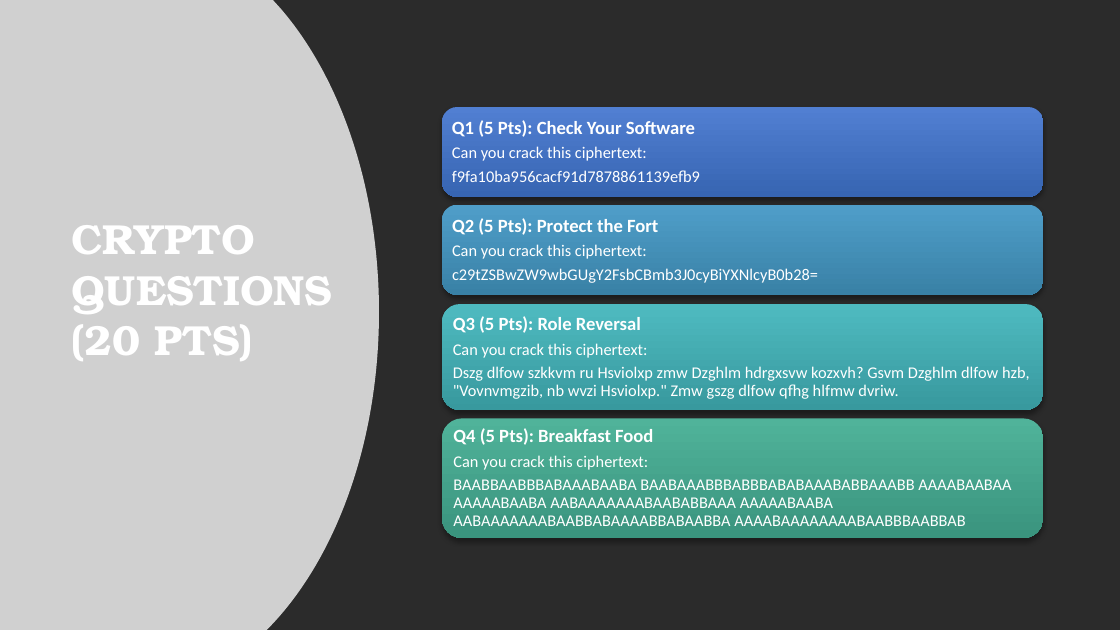
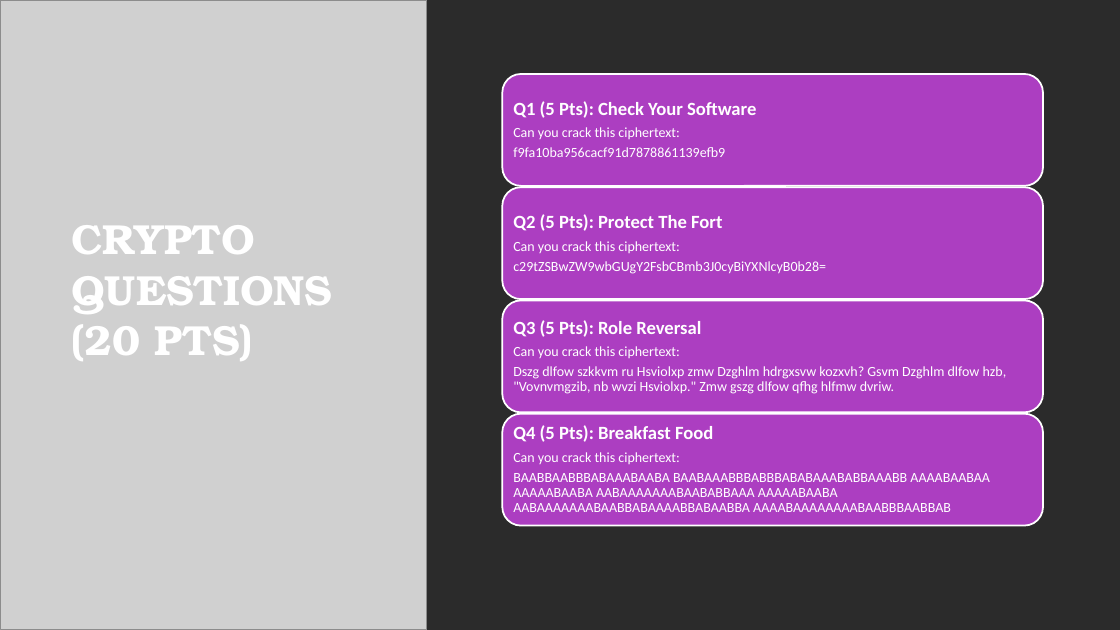
Before and after one commit to swarajd/fbctfchallenges, a slide deck: slide 7 of scooby_ctf.pptx. Drawn at 1120x630 pixels with LibreOffice and Linux fonts; fonts in the diff are those of the drawing; grey boxes stand for pictures; background and template pictures are left out; a plain dark background stands for a picture behind light text. Boxes give left, top, right and bottom in pixels: in the first picture for what was removed or moved away, otherwise in the second. Text is boxed around its words. In the diff, an @@ line names an element or a change of style, - is before the commit and + after.

```diff
--- a/scooby_ctf.pptx
+++ b/scooby_ctf.pptx
@@ picture resized from (x1=0, y1=0, x2=379, y2=630) to (x1=0, y1=0, x2=428, y2=630) @@
@@ picture added at (x1=0, y1=0, x2=427, y2=630) @@
@@ rectangle resized from (x1=0, y1=0, x2=1120, y2=630) to (x1=428, y1=0, x2=1120, y2=630) @@
@@ rounded rectangle resized from (x1=442, y1=107, x2=1044, y2=197) to (x1=502, y1=74, x2=1044, y2=186) @@
@@ rounded rectangle at (x1=502, y1=74, x2=1044, y2=186): fill gradient #5180D2 to #3665B3 to #AC3EC1; outline none to #FFFFFF 1.5 pt; shadow off @@
@@ text "Q1 (5 Pts): Check Your ..." moved from (x1=452, y1=120, x2=700, y2=182) to (x1=513, y1=101, x2=756, y2=157) @@
@@ text at (x1=513, y1=127, x2=725, y2=157): size 14 to 12 pt in "Can you crack this ciphertext:", "f9fa10ba956cacf91d7878861139efb9" @@
@@ rounded rectangle resized from (x1=442, y1=205, x2=1044, y2=295) to (x1=502, y1=187, x2=1044, y2=299) @@
@@ rounded rectangle at (x1=502, y1=187, x2=1044, y2=299): fill gradient #509FCA to #3982A7 to #AC3EC1; outline none to #FFFFFF 1.5 pt; shadow off @@
@@ text "Q2 (5 Pts): Protect The ..." moved from (x1=452, y1=218, x2=818, y2=283) to (x1=513, y1=214, x2=826, y2=274) @@
@@ text at (x1=513, y1=214, x2=722, y2=231): text changed @@
-Q2 (5 Pts): Protect the Fort
+Q2 (5 Pts): Protect The Fort
@@ text at (x1=513, y1=241, x2=826, y2=274): size 14 to 12 pt in "Can you crack this ciphertext:", "c29tZSBwZW9wbGUgY2FsbCBmb3J0cyBiYXNlcyB0b28=" @@
@@ rounded rectangle resized from (x1=442, y1=304, x2=1044, y2=410) to (x1=502, y1=301, x2=1044, y2=413) @@
@@ rounded rectangle at (x1=502, y1=301, x2=1044, y2=413): fill gradient #4EBBC1 to #389A9F to #AC3EC1; outline none to #FFFFFF 1.5 pt; shadow off @@
@@ text "Q3 (5 Pts): Role Reversal" moved from (x1=453, y1=316, x2=1030, y2=399) to (x1=513, y1=320, x2=1007, y2=394) @@
@@ text at (x1=513, y1=346, x2=1007, y2=394): size 14 to 12 pt in "Can you crack this ciphertext:", "Dszg dlfow szkkvm ru Hsviolxp zmw Dzghlm ..." @@
@@ rounded rectangle resized from (x1=442, y1=418, x2=1044, y2=538) to (x1=502, y1=413, x2=1044, y2=525) @@
@@ rounded rectangle at (x1=502, y1=413, x2=1044, y2=525): fill gradient #50B49B to #3A947F to #AC3EC1; outline none to #FFFFFF 1.5 pt; shadow off @@
@@ text "Q4 (5 Pts): Breakfast Food" moved from (x1=453, y1=428, x2=1011, y2=526) to (x1=513, y1=425, x2=990, y2=512) @@
@@ text at (x1=513, y1=452, x2=990, y2=512): size 14 to 12 pt in "Can you crack this ciphertext:", "BAABBAABBBABAAABAABA BAABAAABBBABBBABABAAABABBAAABB AAAABAAB ..." @@
```
Also in this commit, not shown: 1 other slide changed, 1 other file.
